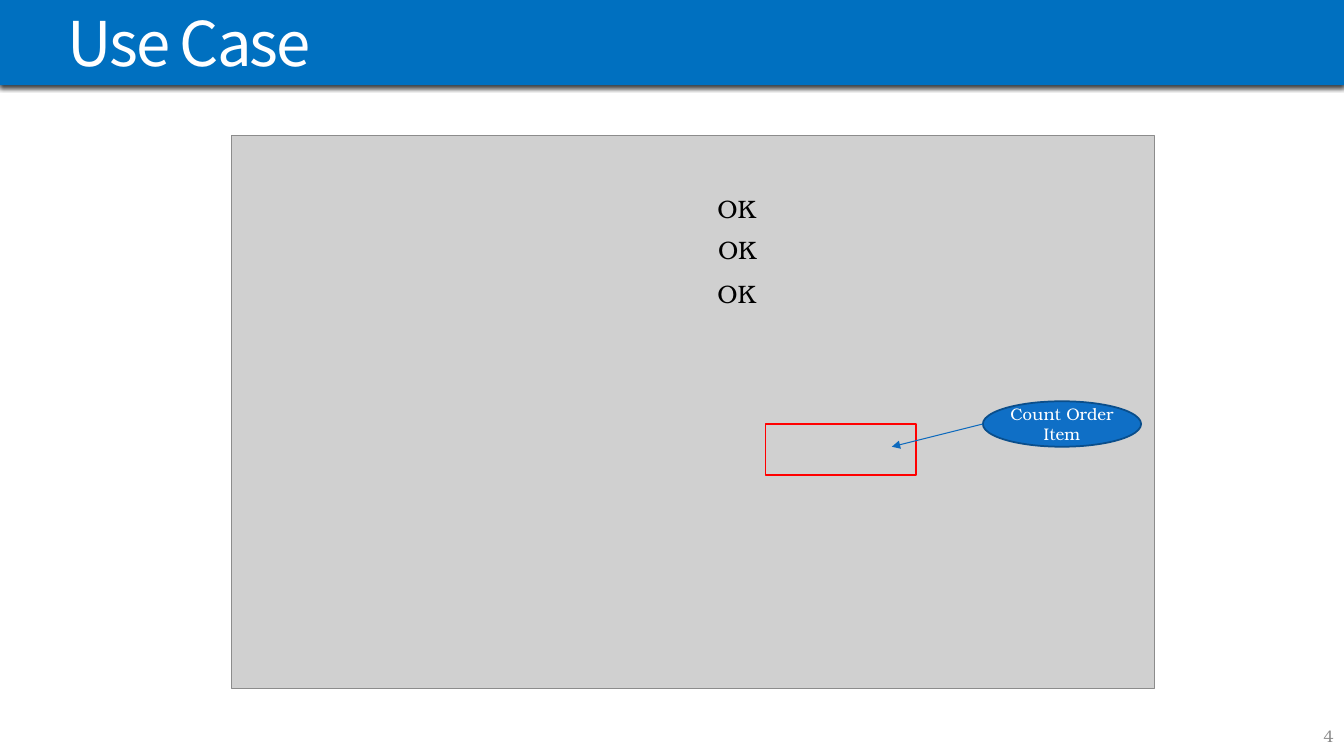
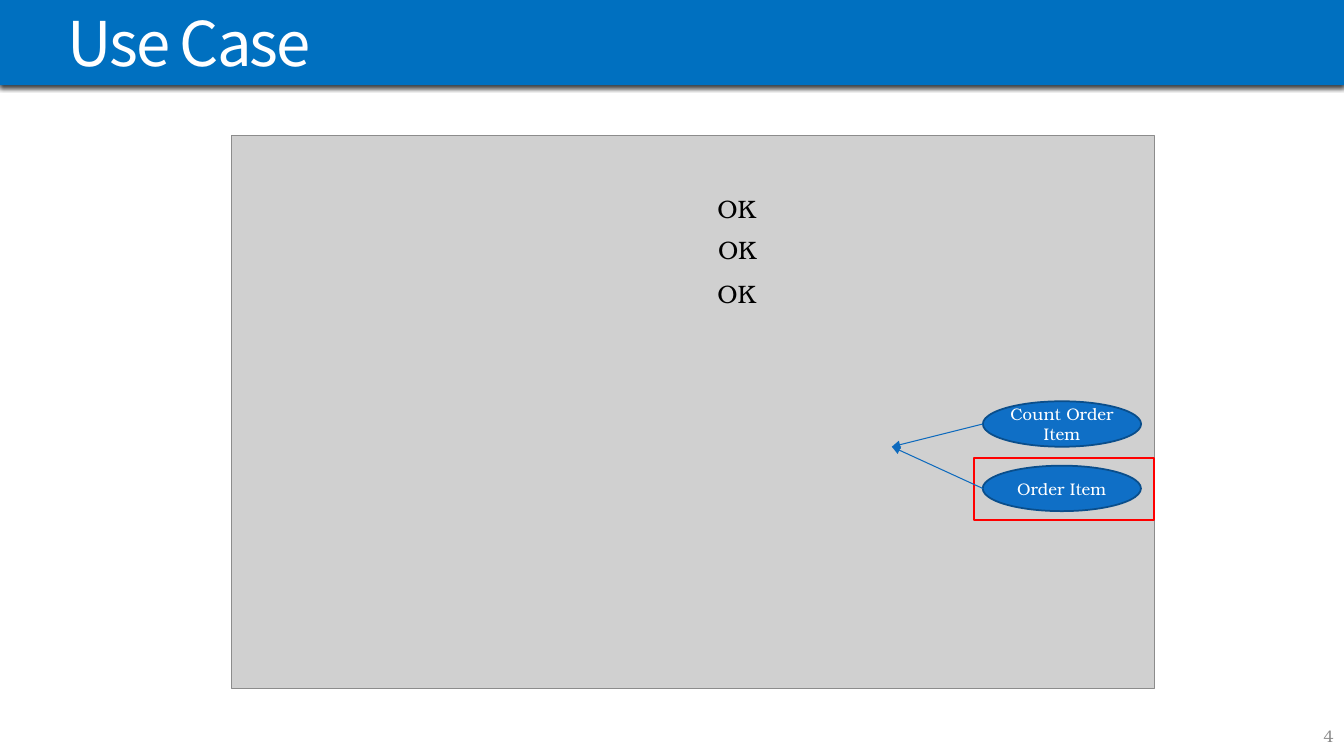
Before and after one commit to traitet/flutterep51, a slide deck: slide 4 of PowerPoint/FLUTTER_EP57.pptx. Drawn at 1344x756 pixels with LibreOffice and Linux fonts; fonts in the diff are those of the drawing; grey boxes stand for pictures. Boxes give left, top, right and bottom in pixels: in the first picture for what was removed or moved away, otherwise in the second. Text is boxed around its words. In the diff, an @@ line names an element or a change of style, - is before the commit and + after.

```diff
--- a/PowerPoint/FLUTTER_EP57.pptx
+++ b/PowerPoint/FLUTTER_EP57.pptx
@@ arrow added from (983, 489) to (892, 447), #0E6ABD 0.75 pt @@
@@ rectangle: place and size @@
-rectangle at <box>765,424,917,476</box>
+rectangle at <box>975,458,1155,520</box>
@@ ellipse added at <box>983,466,1141,511</box>, fill #0F6FC6, outline #0B4E8B 1.25 pt, 12 pt, text #FFFFFF @@
+Order Item
```
Also in this commit, not shown: 4 other slides changed, 1 slide added, 3 slides removed.
